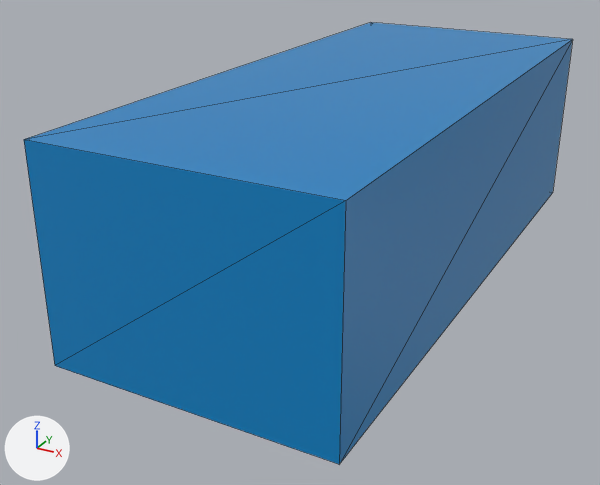
The glTF model public/assets/models/vehicles/veh_matatu_kibera_02.glb as it was, and as the next commit left it.
Rendered twice from a 50 mm lens placed at (2.9, -6.38, 3.6), pointed at (-0.38, -0.42, 0.61). The lights are fixed; the arrows at lower left show +X, +Y and +Z. The picture after the commit comes second. Mesh edges are drawn as thin lines. Where no turn or scale is listed for an object, it has been applied to the vertices. Vertices at exactly the same position are counted once.
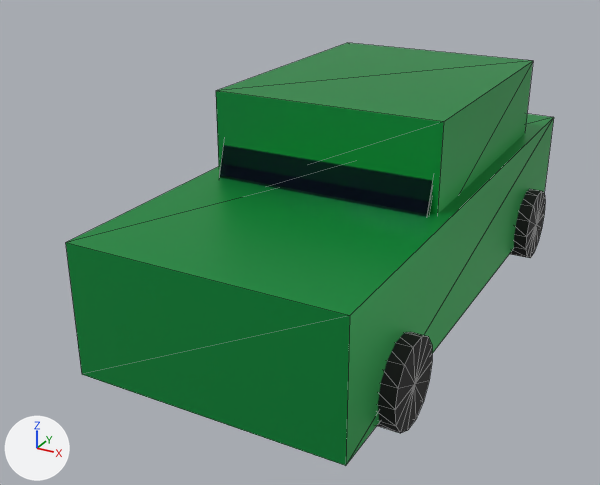
Boxes (x1, y1, x2, y2) around the edits, measured in the pictures (600 x 485 px):
'Mesh_0', recoloured, surface changed, moved, rescaled (11% narrower, 20% shorter): before (24, 22, 573, 464); after (66, 114, 554, 466)
'Mesh_1', added (green): after (216, 43, 533, 215)
'Mesh_2', added: after (219, 145, 433, 217)
'Mesh_4', added (black): after (377, 332, 432, 433)
'Mesh_6', added: after (510, 189, 545, 258)

The change, as a list of edits to the scene's bpy script:
```text
Change mat_material_0:
    mat_material_0.base_color: (0.000607, 0.231, 0.571) -> (0.00802, 0.366, 0.0685)  # blue #0284c7 -> green #16a34a
    mat_material_0.roughness: 0.35 -> 0.4
    mat_material_0.metallic: 0.0 -> 0.6
Add mat_material_2:
    mat_material_2 = principled_material('Material_2')
    mat_material_2.base_color = (0.00857, 0.00857, 0.00857)  # black #171717
    mat_material_2.roughness = 0.8
Add mat_material_1:
    mat_material_1 = principled_material('Material_1')
    mat_material_1.base_color = (0.00478, 0.00857, 0.0232)  # black #0f172a
    mat_material_1.metallic = 0.9
    mat_material_1.roughness = 0.1
    mat_material_1.alpha = 0.8
Change me_mesh_0:
    used by ob_mesh_0; location = (0.0, 0.0, 1.2)
    remove me_mesh_0.from_pydata(...)  # 8 vertices, 12 faces; spans x -1.15..1.15, y -2.7..2.7, z -0.85..0.85
    add me_mesh_0.from_pydata(...)  # 8 vertices, 12 faces; spans x -1.1..1.1, y -2.5..2.5, z -0.54..0.54
    me_mesh_0 part 1: the whole mesh is scaled about its middle by (0.957, 0.926, 0.635)
Add me_mesh_6:
    me_mesh_6.from_pydata(...)  # 32 vertices, 56 faces; spans x -0.125..0.125, y -0.35..0.35, z -0.341..0.341
    me_mesh_6.materials.append(mat_material_2)  # black #171717
Add me_mesh_2:
    me_mesh_2.from_pydata([(0.94, 0.1, 0.39), (0.94, 0.14, 0.38), (0.94, -0.14, -0.38), (0.94, -0.1, -0.39), (-0.94, 0.14, 0.38), (-0.94, 0.1, 0.39), (-0.94, -0.1, -0.39), (-0.94, -0.14, -0.38)], [], [(0, 2, 1), (2, 3, 1), (4, 6, 5), (6, 7, 5), (4, 5, 1), (5, 0, 1), (7, 6, 2), (6, 3, 2), (5, 7, 0), (7, 2, 0), (1, 3, 4), (3, 6, 4)])
    me_mesh_2.materials.append(mat_material_1)  # black #0f172a
Add me_mesh_1:
    me_mesh_1.from_pydata(...)  # a box spanning x -0.99..0.99, y -1.25..1.25, z -0.45..0.45
    me_mesh_1.materials.append(mat_material_0)  # green #16a34a
Change ob_mesh_0:
    ob_mesh_0.location: (0.0, 0.0, 1.2) -> (0.0, 0.0, 0.72)
Add ob_mesh_6:
    ob_mesh_6 = bpy.data.objects.new('Mesh_6', me_mesh_6)
    ob_mesh_6.location = (1.1, 1.667, 0.35)
Add ob_mesh_4:
    ob_mesh_4 = bpy.data.objects.new('Mesh_4', me_mesh_6.copy())
    ob_mesh_4.location = (1.1, -1.667, 0.35)
Add ob_mesh_2:
    ob_mesh_2 = bpy.data.objects.new('Mesh_2', me_mesh_2)
    ob_mesh_2.location = (0.0, -0.75, 1.44)
Add ob_mesh_1:
    ob_mesh_1 = bpy.data.objects.new('Mesh_1', me_mesh_1)
    ob_mesh_1.location = (0.0, 0.5, 1.53)
```
